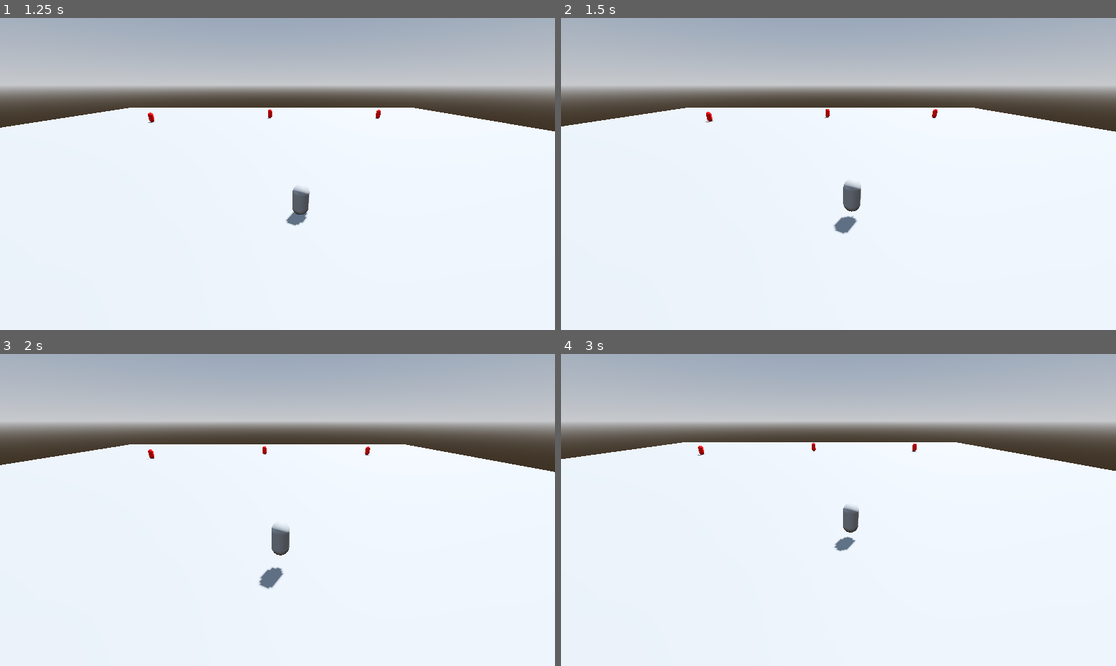
Above: before the commit, frames 1-4 (two rows, left to right).
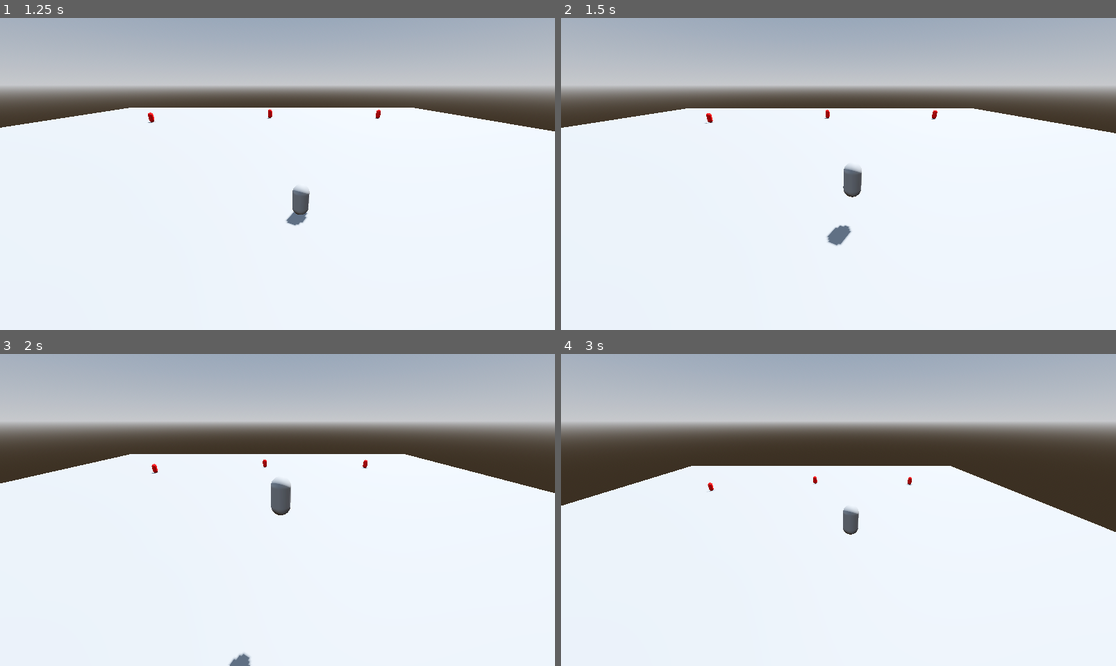
Above: after the commit, the same moments.

Repository: ChristopherBotha/CanonSavio
Game: Godot game, scene res://levels/World.tscn
Two runs of this game, one before a commit and one after it. Both use one fixed random seed, a clock stepped at 60 frames per second and the inputs below.
Inputs:
- Up to frame 1 (1.25 s): tap Enter (ui_accept) at 0.5 s; hold Right (ui_right) from 0.53 s (still down); hold Enter (ui_accept) from 0.53 s (still down)
- Up to frame 2 (1.5 s): release Right (ui_right) at 1.28 s; release Enter (ui_accept) at 1.28 s; hold Down (ui_down) from 1.28 s (still down); tap Enter (ui_accept) at 1.35 s
- Up to frame 3 (2 s): keep holding Down (ui_down); tap Enter (ui_accept) at 1.52, 1.82 s
- Up to frame 4 (3 s): release Down (ui_down) at 2.03 s; hold Right (ui_right) 2.03-2.78 s; hold Enter (ui_accept) 2.03-2.78 s; hold Up (ui_up) from 2.78 s (still down); tap Enter (ui_accept) at 2.85 s

Frame 1 is identical in both runs. In frame 2, 1.0% of the frame differs, in the area x 0-100%, y 28-74%; in frame 3, 5.0%; in frame 4, 11%, in the area x 0-100%, y 28-64%.

Commit message:
friction

Diff:
--- a/Player/Player.gd
+++ b/Player/Player.gd
@@ -7,6 +7,11 @@
 # Get the gravity from the project settings to be synced with RigidBody nodes.
 var gravity = ProjectSettings.get_setting("physics/3d/default_gravity")
 
+var maxSpeed : float = 10.0
+var minSpeed : float = 0.0
+var maxJumpHeight = 10.0
+
+var friction : float = 0.05
 
 func _physics_process(delta):
 	# Add the gravity.
@@ -14,18 +19,23 @@
 		velocity.y -= gravity * delta
 
 	# Handle Jump.
-	if Input.is_action_just_pressed("ui_accept") and is_on_floor():
-		velocity.y = JUMP_VELOCITY
+	if Input.is_action_pressed("ui_accept") and is_on_floor():
+		while velocity.y < maxJumpHeight:
+			velocity.y += JUMP_VELOCITY
 
 	# Get the input direction and handle the movement/deceleration.
 	# As good practice, you should replace UI actions with custom gameplay actions.
 	var input_dir = Input.get_vector("ui_left", "ui_right", "ui_up", "ui_down")
 	var direction = (transform.basis * Vector3(input_dir.x, 0, input_dir.y)).normalized()
+
+
 	if direction:
 		velocity.x = direction.x * SPEED
 		velocity.z = direction.z * SPEED
+	elif is_on_floor() and direction == Vector3.ZERO:
+		velocity = velocity.lerp(Vector3.ZERO, friction ) # move_toward(velocity.x, 0, SPEED)
 	else:
-		velocity.x = move_toward(velocity.x, 0, SPEED)
+		velocity.z = move_toward(velocity.z, 0, SPEED)
 		velocity.z = move_toward(velocity.z, 0, SPEED)
 
 	move_and_slide()
